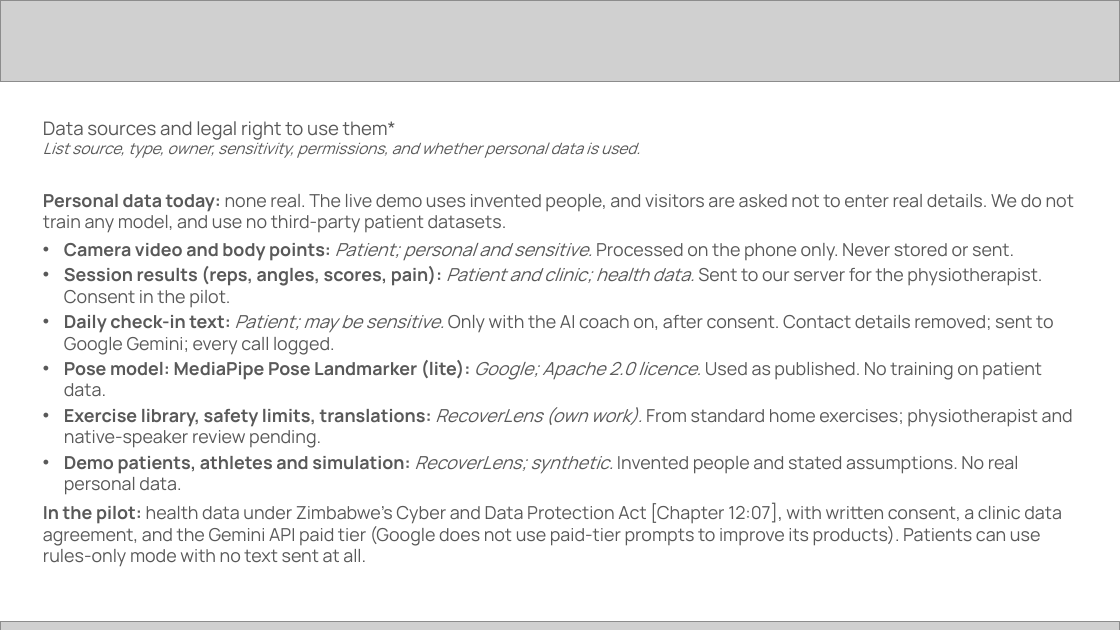
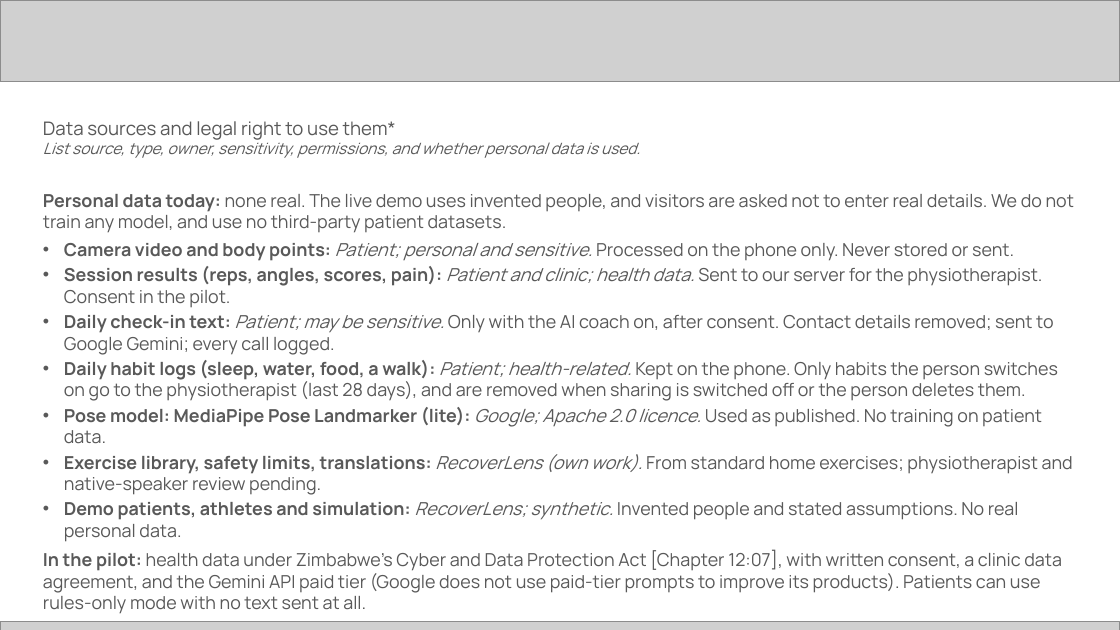
Before and after one commit to harrymakoni-netizen/Recover-Lens-, a slide deck: slide 8 of docs/hack2skill/RecoverLens-Future-Health-submission.pptx. Drawn at 1120x630 pixels with LibreOffice and Linux fonts; fonts in the diff are those of the drawing; grey boxes stand for pictures. Boxes give left, top, right and bottom in pixels: in the first picture for what was removed or moved away, otherwise in the second. Text is boxed around its words. In the diff, an @@ line names an element or a change of style, - is before the commit and + after.

```diff
--- a/docs/hack2skill/RecoverLens-Future-Health-submission.pptx
+++ b/docs/hack2skill/RecoverLens-Future-Health-submission.pptx
@@ text at (x1=64, y1=360, x2=1058, y2=401): paragraph added @@
+• Daily habit logs (sleep, water, food, a walk): Patient; health-related. Kept on the phone. Only habits the person switches on go to the physiotherapist (last 28 days), and are removed when sharing is switched off or the person deletes them.
```
Also in this commit, not shown: 10 other slides changed, 1 other file.
